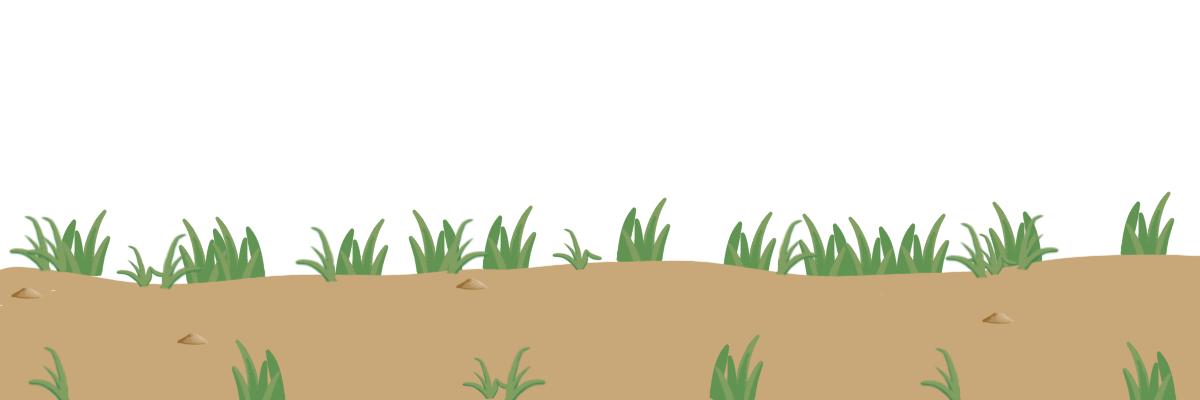
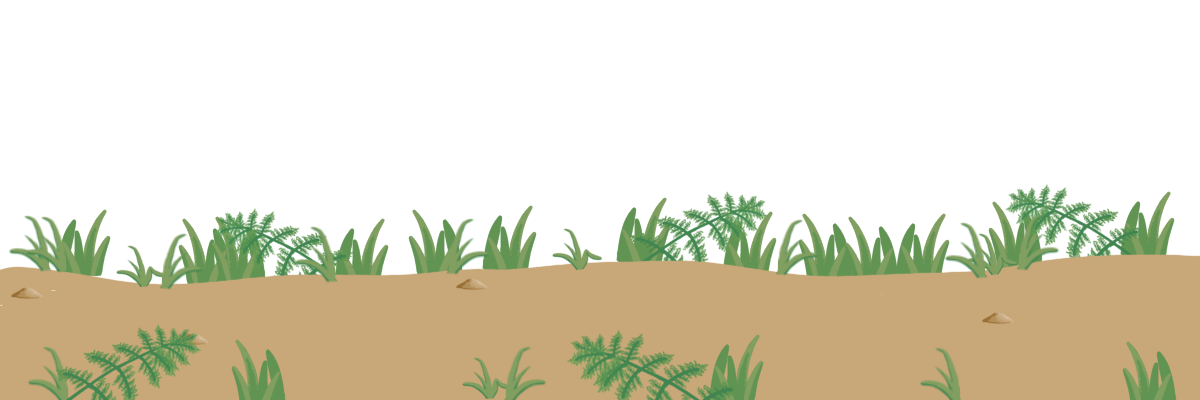
Comparing the layer stacks of the two 1200 × 400 images. Changes:
added layer "paprocie" above "trawki" over [55,324,739,400]
added layer "paprocie tyl" above "więcej traw" over [213,184,1139,277]
